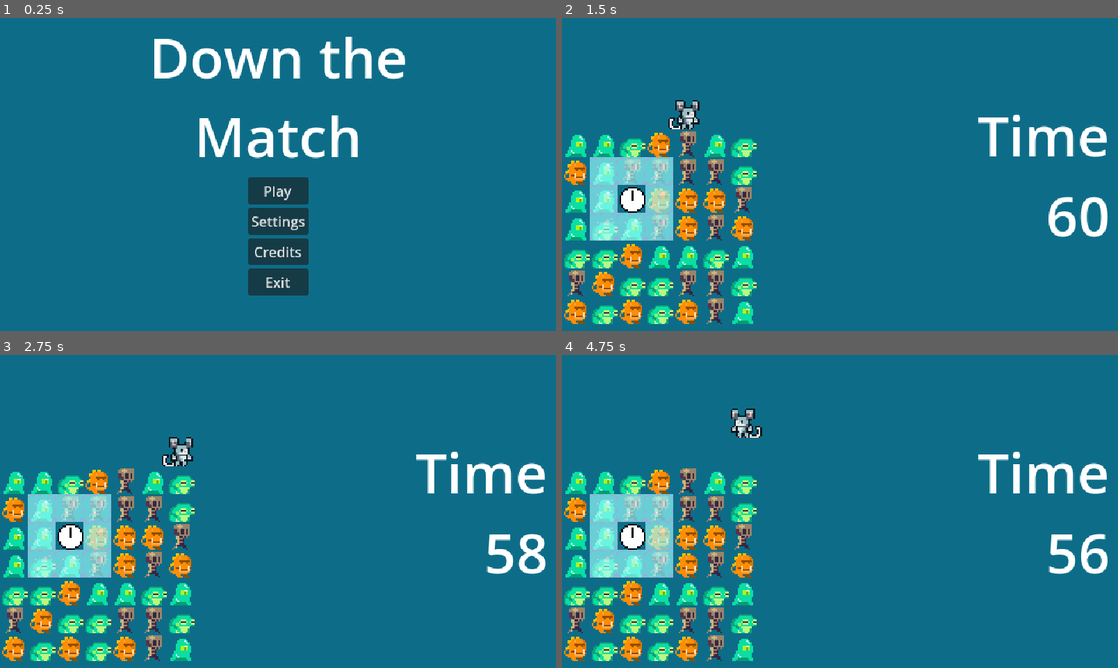
Above: before the commit, frames 1-4 (two rows, left to right).
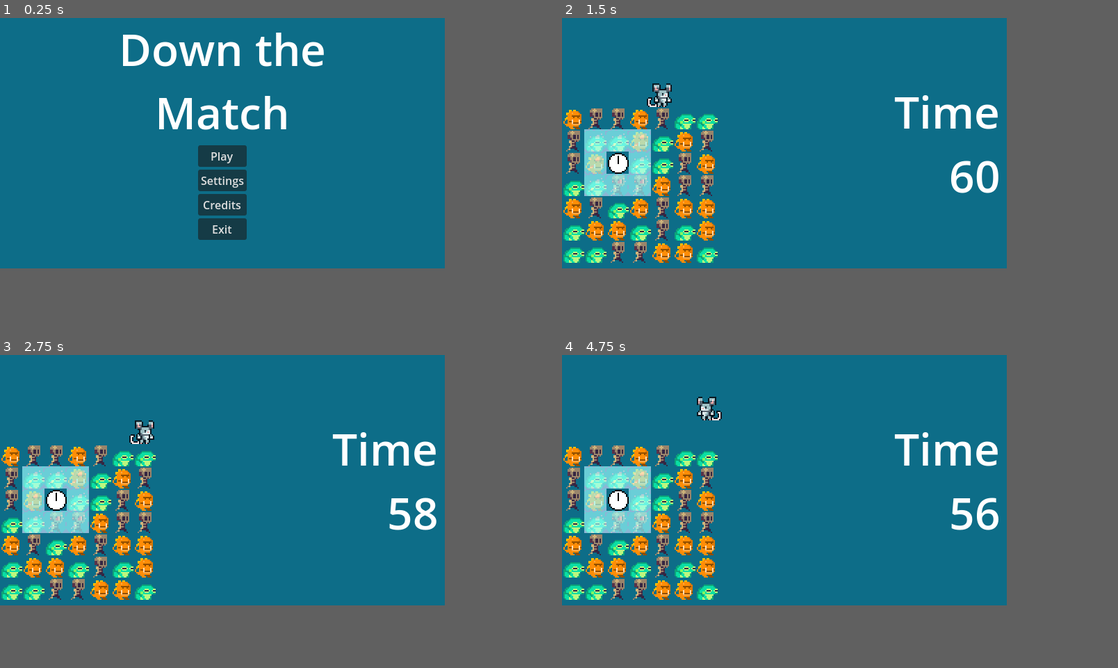
Above: after the commit, the same moments.

Repository: BoatsandJoes/doctor-ill
Game: Godot game, scene res://scenes/main.tscn
The game is run twice, just before and just after one commit, with the same random seed, the same clock (stepped at 60 frames per second) and the same inputs. Sound files missing from this copy of the repository are replaced by a short silence.
Inputs:
- Up to frame 1 (0.25 s): no input
- Up to frame 2 (1.5 s): click "Play" at 0.5 s; hold Right (right) from 1.28 s (still down); hold Space (kick) from 1.28 s (still down)
- Up to frame 3 (2.75 s): release Right (right) at 2.03 s; release Space (kick) at 2.03 s; hold Down (down) from 2.03 s (still down); tap Keypad 7 (accept) at 2.1 s; tap Space (kick) at 2.3 s
- Up to frame 4 (4.75 s): release Down (down) at 2.78 s; hold Right (right) 2.78-3.53 s; hold Space (kick) 2.78-3.53 s; hold Up (up) 3.53-4.28 s; tap Keypad 4 (pick_up_one) at 3.6 s; tap Space (kick) at 3.8, 4.55 s; hold Left (left) from 4.28 s (still down); hold Keypad 5 (pick_up_stack) from 4.28 s (still down)
The window is 800x450 before the commit and 640x360 after it. Grey fills any space a smaller window leaves; there, only what the larger window draws over its background counts as a difference.

The runs differ from the first frame. In frame 1, 11% of the frame differs, in the area x 22-73%, y 4-89%; in frame 2, 18%; in frame 3, 18%, in the area x 0-99%, y 20-98%; in frame 4, 18%.

Commit message:
Kicking.

Diff:
--- a/project.godot
+++ b/project.godot
@@ -19,8 +19,6 @@
 
 window/size/viewport_width=640
 window/size/viewport_height=360
-window/size/window_width_override=1280
-window/size/window_height_override=720
 window/stretch/mode="viewport"
 
 [input]
--- a/scenes/gameObjects/board.gd
+++ b/scenes/gameObjects/board.gd
@@ -14,9 +14,9 @@
 var tilePixels: int = 32
 # airHeight is 1-indexed from the bottom of the stack
 var paramsList: Array[Dictionary] = [
-	{&"width": 7, &"height": 7, &"buffer": 4, &"types": [Omni], &"colors": 4,
+	{&"width": 7, &"height": 7, &"buffer": 4, &"types": [Omni], &"colors": 3,
 	&"airHeight": 5, &"airContent": 60.0, &"maxAir": 60.0},
-	{&"width": 7, &"height": 7, &"buffer": 4, &"types": [Omni, Diag], &"colors": 3,
+	{&"width": 7, &"height": 7, &"buffer": 4, &"types": [Omni, Diag], &"colors": 2,
 	&"airHeight": 4, &"airContent": 60.0, &"maxAir": 60.0},
 	{&"width": 7, &"height": 7, &"buffer": 4, &"types": [Omni], &"colors": 2,
 	&"airHeight": 3, &"airContent": 60.0, &"maxAir": 60.0}
@@ -203,7 +203,7 @@
 			pick_or_put(player, false, false)
 		elif player.bufferedKick:
 			player.bufferedKick = false
-			#todo kick
+			player.is_this_the_part_where_we_start_kicking()
 
 func pick_or_put(player: Player, stack: bool, pick: bool):
 	var overhead: int = player.gridIndex - currentParams[&"width"]
@@ -268,7 +268,7 @@
 				if passed:
 					#move whole stack
 					above = source
-					while above >= 0 && board[above] != null && !(board[above] is Player):
+					while above >= 0 && board[above] != null && !(board[above] is Player) && !board[above].ice:
 						move(board[above], target)
 						board[target].fall_fast()
 						above = above - currentParams[&"width"]
@@ -286,7 +286,7 @@
 			move(player, player.gridIndex + player.facing)
 			var aboveIndex: int = player.gridIndex - player.facing - currentParams[&"width"]
 			while (aboveIndex >= 0 && board[aboveIndex] != null
-			&& board[aboveIndex + player.facing] == null):
+			&& board[aboveIndex + player.facing] == null && ! board[aboveIndex].ice):
 				# Bring stack too
 				move(board[aboveIndex], aboveIndex + player.facing)
 				aboveIndex = aboveIndex - currentParams[&"width"]
@@ -294,6 +294,11 @@
 		if player.climb(tilePixels, delta):
 			# cross tile boundary
 			move(player, player.gridIndex - currentParams[&"width"])
+	elif (player.state == player.stateType.KICKING && player.stateCountdown <= player.kickPoint
+	&& !(player.facing == -1 && player.gridIndex % currentParams[&"width"] == 0)
+	&& !(player.facing == 1 && (player.gridIndex + 1) % currentParams[&"width"] == 0)
+	&& board[player.gridIndex + player.facing] != null):
+		board[player.gridIndex + player.facing].kick(player.facing)
 	player.stateCountdown = player.stateCountdown - delta
 	if player.stateCountdown <= 0:
 		#attempt grab
@@ -321,7 +326,9 @@
 	&& (board[down].state == board[down].stateType.GRABBING_ONE
 	|| board[down].state == board[down].stateType.GRABBING_STACK)))))
 
-func check_stable(cell: int) -> bool:
+func check_stable(cell: int, ignoreKicked: bool) -> bool:
+	if board[cell] == null || (!ignoreKicked && board[cell].kicked != 0):
+		return false
 	var stable = true
 	var ground = cell + currentParams[&"width"]
 	while ground < board.size():
@@ -338,7 +345,7 @@
 	for cell in range(board.size()):
 		if board[cell] != null && board[cell].bomb:
 			#check for stability
-			if check_stable(cell):
+			if check_stable(cell, false):
 				#check for matches in the directions in which this piece can match
 				var clears: Array[int] = []
 				var breakfast: bool = false
@@ -484,7 +491,7 @@
 		#not out of bounds above or below
 		if testCell < board.size() && testCell >= 0:
 			# It's a match made in heaven!
-			if board[testCell] != null && board[testCell].matches(board[cell]) && check_stable(testCell):
+			if board[testCell] != null && board[testCell].matches(board[cell]) && check_stable(testCell, false):
 				# Keep checking that direction and return all matches together
 				var result: Array[int] = get_matches_in_direction(testCell, vector)
 				result.append(testCell)
@@ -510,6 +517,17 @@
 		var piece: Piece = board[i]
 		var belowIndex: int = i + currentParams[&"width"]
 		if piece != null:
+			if piece.kicked != 0:
+				var target: int = i + piece.kicked
+				if (!(piece.kicked == -1 && i % currentParams[&"width"] == 0)
+				&& !(piece.kicked == 1 && (i + 1) % currentParams[&"width"] == 0)
+				&& board[target] == null && check_stable(i, true)):
+					piece.stateCountdown = piece.stateCountdown - delta
+					if piece.stateCountdown <= 0:
+						move(piece, target)
+						piece.stateCountdown = piece.defaultSlideCounter
+				else:
+					piece.bonk()
 			if (belowIndex < board.size() && board[belowIndex] == null
 			&& !(piece is Player && (piece.state == piece.stateType.CLIMBING
 			|| piece.state == piece.stateType.WALKING))):
--- a/scenes/gameObjects/pieces/piece.gd
+++ b/scenes/gameObjects/pieces/piece.gd
@@ -4,6 +4,8 @@
 var defaultFastFallCounter: float = 0.03
 var defaultFallingCounter: float = 0.25
 var fallingCounter: float = defaultFallingCounter
+var defaultSlideCounter: float = 0.03
+var stateCountdown: float = 0
 var fastFall: bool = false
 var gridIndex: int
 var bomb: bool = false
@@ -15,6 +17,7 @@
 var flameSize: int = 4
 var lightning: bool = false
 var ice: bool = false
+var kicked: int = 0
 
 func set_ice():
 	ice = true
@@ -63,3 +66,12 @@
 
 func matches(piece: Piece) -> bool:
 	return piece.type == type && piece.variety == variety && !ice && !piece.ice
+
+func kick(facing: int):
+	if !ice:
+		kicked = facing
+		stateCountdown = defaultSlideCounter
+
+func bonk():
+	kicked = 0
+	fall_fast()
--- a/scenes/gameObjects/player.gd
+++ b/scenes/gameObjects/player.gd
@@ -7,7 +7,8 @@
 var defaultTurnaroundCounter: float = 0.15
 var defaultWalkCounter: float = 0.2
 var defaultPickupCounter: float = 0.06
-var stateCountdown: float = 0
+var defaultKickCounter: float = 0.15
+var kickPoint: float = 0.09
 var bufferedPickUpOne: bool = false
 var bufferedPickUpStack: bool = false
 var bufferedCycle: bool = false
@@ -89,6 +90,10 @@
 		state = stateType.GRABBING_ONE
 	stateCountdown = defaultPickupCounter
 
+func is_this_the_part_where_we_start_kicking():
+	state = stateType.KICKING
+	stateCountdown = defaultKickCounter
+
 func center():
 	$Sprite2D.position = Vector2i(0,0)
 
